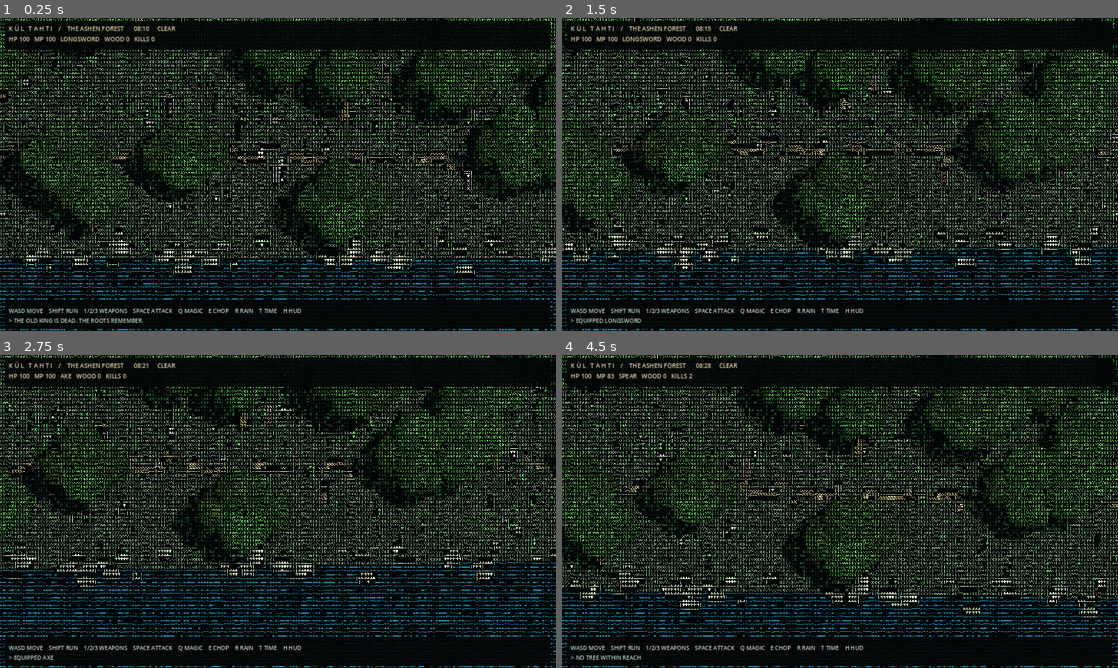
Above: before the commit, frames 1-4 (two rows, left to right).
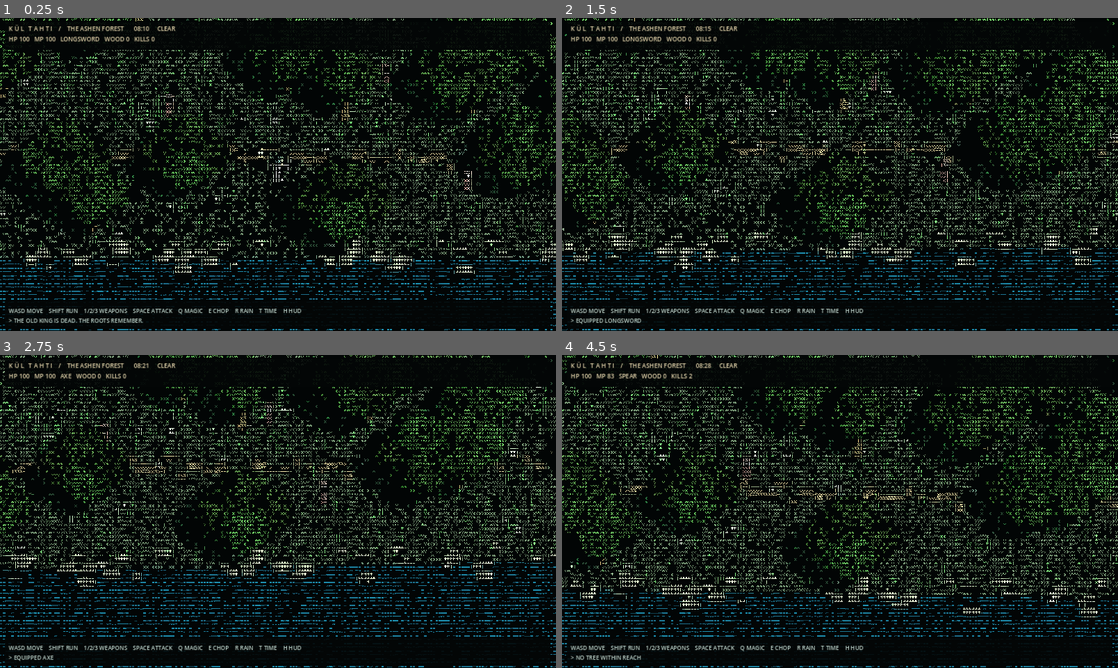
Above: after the commit, the same moments.

Repository: furkhans4o4-create/KUL-TAHTI
Game: Godot game, scene res://scenes/main.tscn
Same seed, same stepped clock (60 frames per second), same inputs: the game is played once before the commit and once after it.
Inputs:
- Up to frame 1 (0.25 s): no input
- Up to frame 2 (1.5 s): tap Enter at 0.5 s; hold D 0.53-1.28 s; hold Shift 0.53-1.28 s; tap Space at 0.77 s; hold S from 1.28 s (still down); tap 1 at 1.35 s
- Up to frame 3 (2.75 s): tap Space at 1.52 s; release S at 2.03 s; hold D from 2.03 s (still down); tap 2 at 2.1 s
- Up to frame 4 (4.5 s): release D at 2.78 s; hold W 2.78-3.53 s; tap 3 at 2.85 s; tap Space at 3.02, 3.77 s; hold A from 3.53 s (still down); tap Q at 3.6 s; tap E at 4.35 s

The runs differ from the first frame. In frame 1, 6.0% of the frame differs, in the area x 0-100%, y 0-100%; in frame 2, 5.5%; in frame 3, 5.0%; in frame 4, 5.5%.

Commit message:
Reduce glyph fill on grass and river without hiding strong silhouettes

Diff:
--- a/shaders/ascii.gdshader
+++ b/shaders/ascii.gdshader
@@ -43,14 +43,17 @@
         glyph = 18.0; // ~ wave
         if (rand > 0.56 + 0.1 * phase) glyph = 19.0; // = ripples
         if (rand < 0.19) glyph = 3.0; // -
-        if (lum < 0.063 && rand < 0.43) glyph = 0.0;
+        if (rand < 0.34 + 0.10 * phase) glyph = 0.0;
+        if (lum < 0.10 && rand < 0.62) glyph = 0.0;
     } else if (green > 0.025) {
         glyph = 8.0; // i
         if (rand > 0.30) glyph = 10.0; // v
         if (rand > 0.58) glyph = 11.0; // Y
         if (rand > 0.81) glyph = 14.0; // *
         if (lum > 0.35) glyph = 16.0; // # sunlight on leaves
-        if (lum < 0.10 && rand < 0.68) glyph = 1.0;
+        if (lum < 0.30 && rand < 0.32) glyph = 0.0;
+        if (lum < 0.21 && rand < 0.66) glyph = 0.0;
+        if (lum < 0.12 && rand < 0.86) glyph = 0.0;
     } else if (warm > 0.03 || lum > 0.31) {
         glyph = 13.0; // x stone / leather
         if (lum > 0.43) glyph = 15.0; // %
@@ -60,12 +63,12 @@
     } else {
         // Forest-floor negative space is deliberate, but still textured.
         glyph = 0.0;
-        if (lum > 0.065 && rand > 0.63) glyph = 1.0;
-        if (lum > 0.10 && rand > 0.75) glyph = 2.0;
-        if (lum > 0.16 && rand > 0.82) glyph = 8.0;
+        if (lum > 0.065 && rand > 0.78) glyph = 1.0;
+        if (lum > 0.10 && rand > 0.87) glyph = 2.0;
+        if (lum > 0.16 && rand > 0.94) glyph = 8.0;
     }
 
-    if (max(dx_l, dy_l) > 0.145 && lum > 0.105) {
+    if (max(dx_l, dy_l) > 0.19 && lum > 0.14) {
         glyph = dx_l > dy_l ? 6.0 : 3.0;
     }
 
